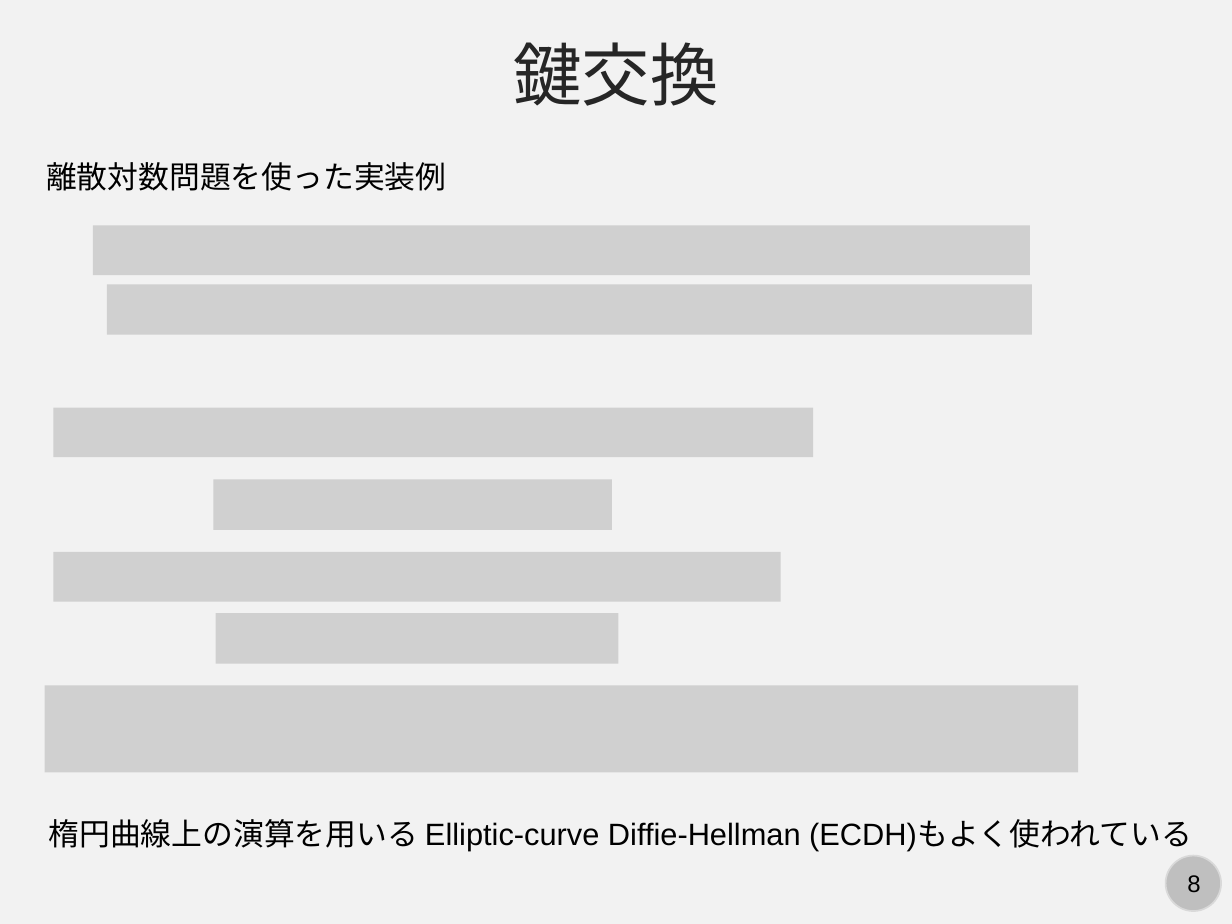
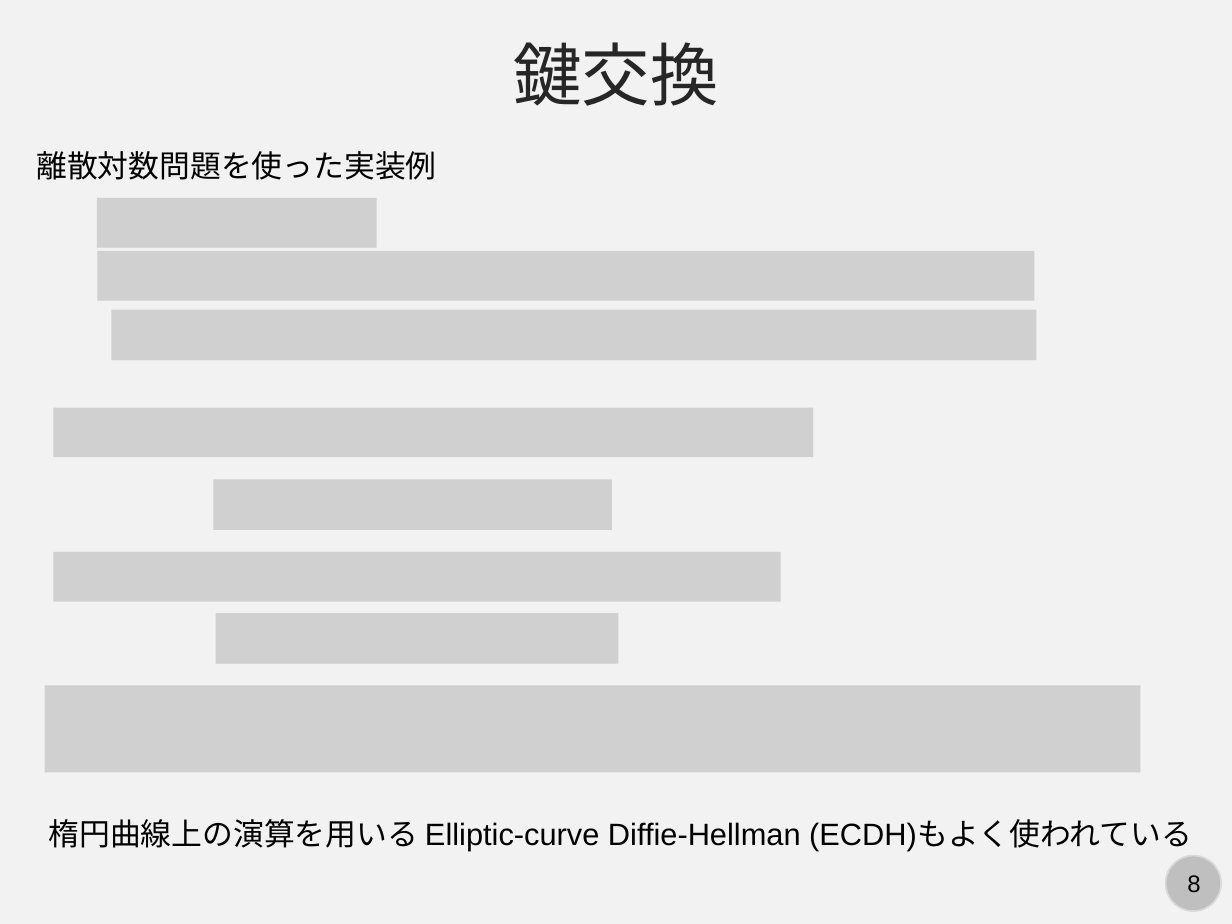
Before and after one commit to kaityo256/lab_startup, a slide deck: slide 8 of ssh/ssh.pptx. Drawn at 1232x924 pixels with LibreOffice and Linux fonts; fonts in the diff are those of the drawing; grey boxes stand for pictures. Boxes give left, top, right and bottom in pixels: in the first picture for what was removed or moved away, otherwise in the second. Text is boxed around its words. In the diff, an @@ line names an element or a change of style, - is before the commit and + after.

```diff
--- a/ssh/ssh.pptx
+++ b/ssh/ssh.pptx
@@ text "離散対数問題を使った実装例": place and size @@
-text "離散対数問題を使った実装例" at bbox=[46, 162, 446, 191]
+text "離散対数問題を使った実装例" at bbox=[36, 151, 436, 180]
@@ picture added at bbox=[97, 198, 377, 248] @@
@@ picture: place and size @@
-picture at bbox=[92, 225, 1029, 275]
+picture at bbox=[97, 251, 1034, 301]
@@ picture: place and size @@
-picture at bbox=[107, 285, 1032, 335]
+picture at bbox=[112, 309, 1037, 360]
@@ picture: place and size @@
-picture at bbox=[44, 685, 1078, 772]
+picture at bbox=[44, 685, 1140, 772]
```
Also in this commit, not shown: 5 other slides changed, 1 other file.
